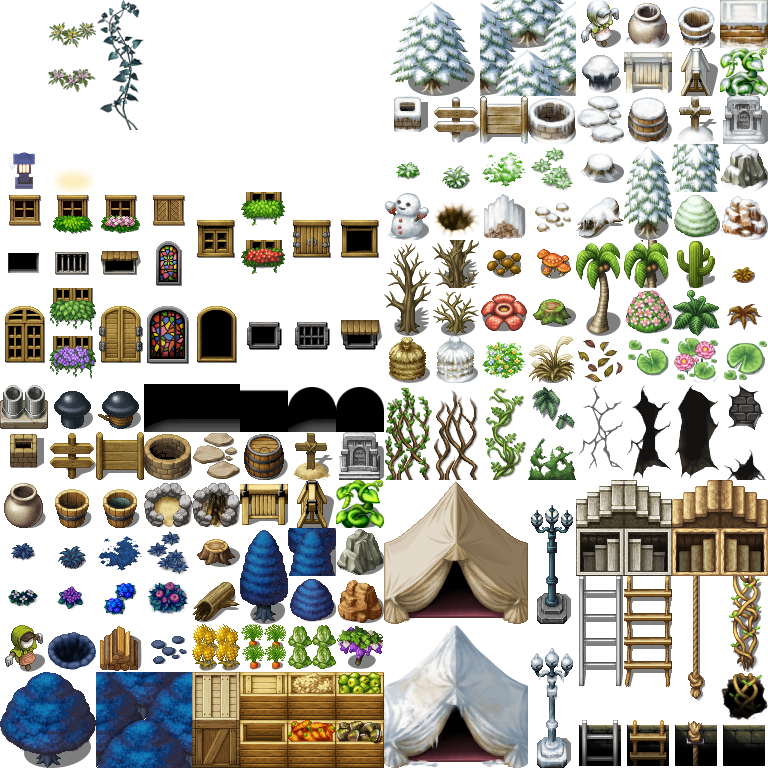
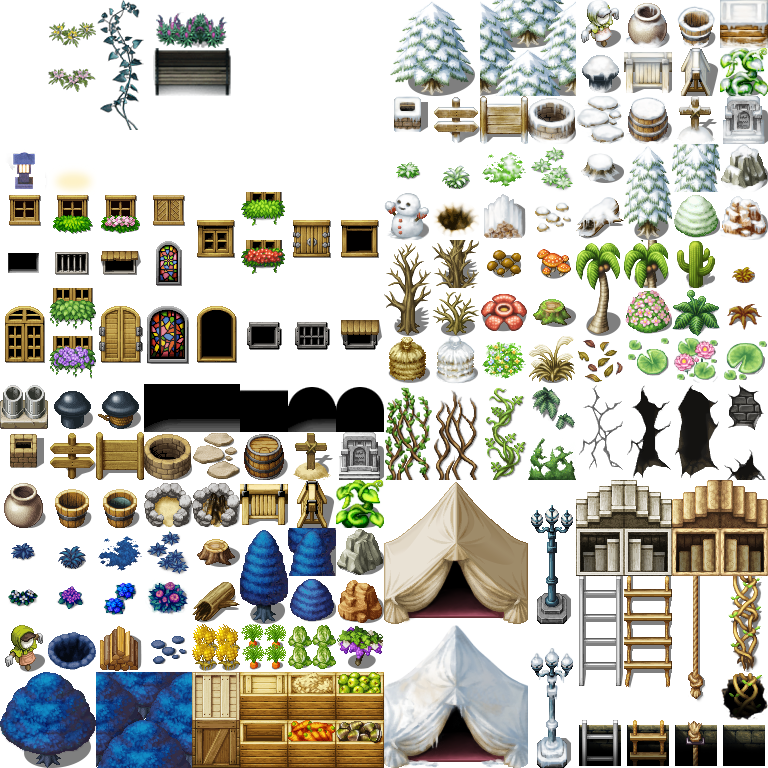
Before/after of a w=768, h=768 layered artwork. What changed in the layer stack:
added layer "Bench" above "Layer 5" over [153, 48, 231, 96]
added layer "Layer 5" above "Brightness/Contrast 1" over [156, 12, 228, 48]
